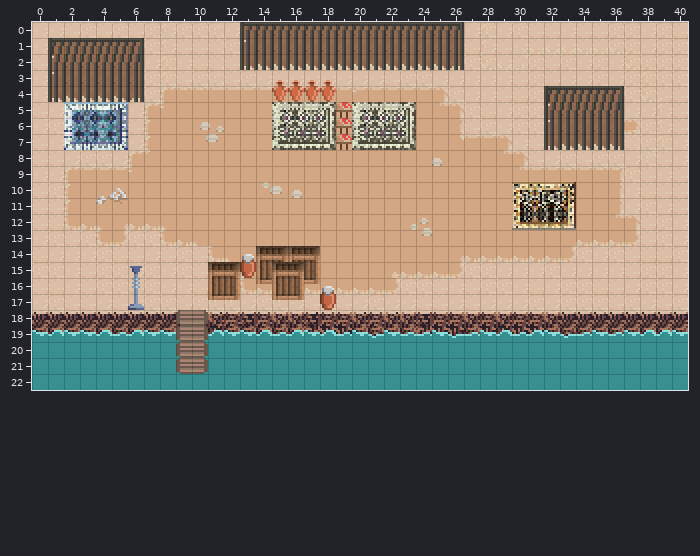
Two states of a Tiled map, maps/level2.tmx. The picture above was drawn from the file before the commit.
Cells are 8x8 px. Shown: x 0..40, y 0..22.
And afterwards:
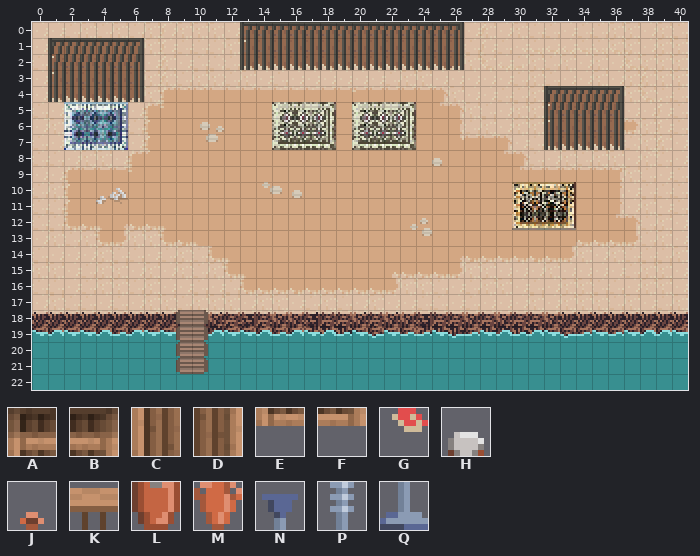
Key: from "Tileset": A 30, B 31, C 62, D 63, E 94, F 95, G 184, H 189, J 191, K 220, L 221, M 223, N 312, P 344, Q 376.
_ is an empty cell.
Tiles replaced or removed in this view: A, B, C, D, E, F, G, H, J, K, L, M, N, P, Q.
Change:
Changed rows in their new state; . is an unchanged cell.
Layer "props":
first column x 15:
 3 ____.
 4 ____.
 5 ...._
 6 ...._
 7 ...._
first column x 6:
14 ......._____.
15 _...._______.
16 _....__._____
17 _....__..__._
Layer "props-detail1":
first column x 19:
 5 _
 6 _
 7 _
